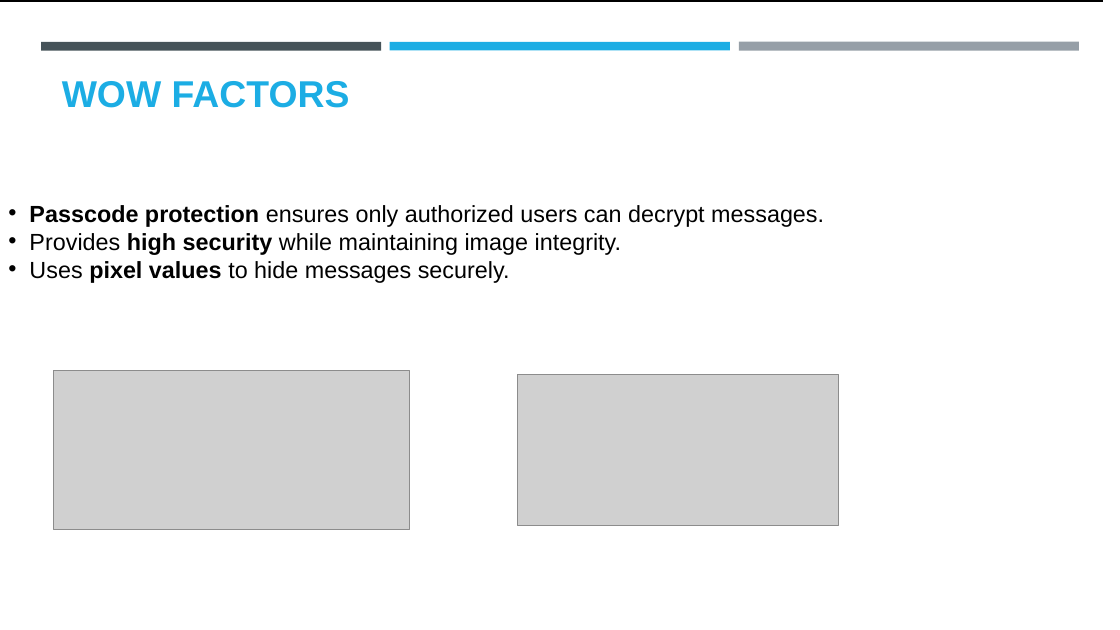
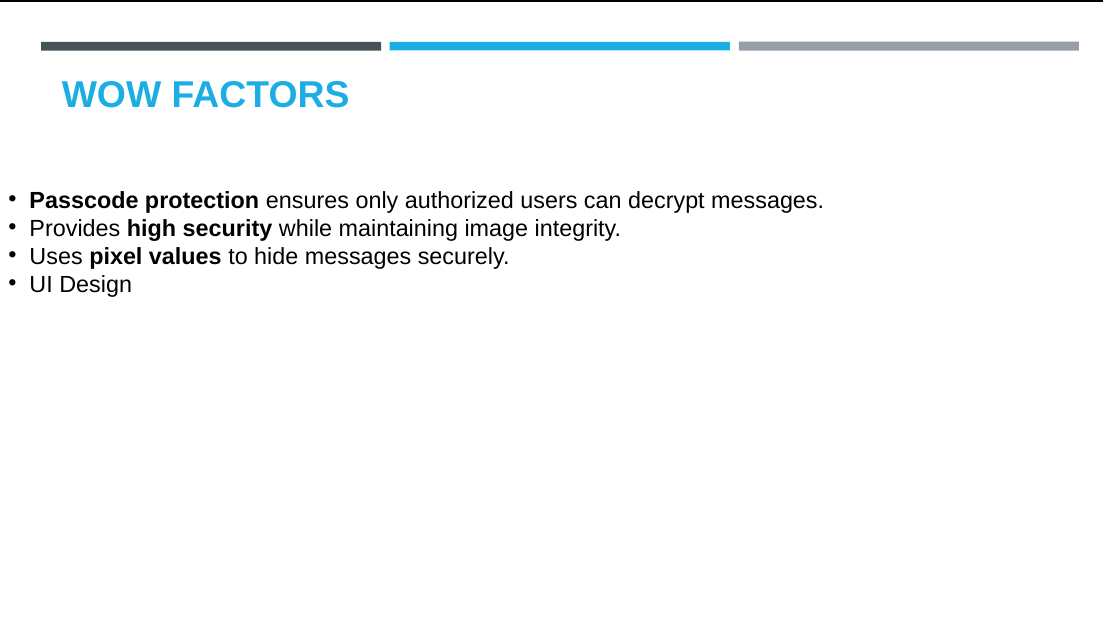
Before and after one commit to Nikhilkhot02/Edunet_project, a slide deck: slide 5 of Project presentation.pptx. Drawn at 1120x630 pixels with LibreOffice and Linux fonts; fonts in the diff are those of the drawing; grey boxes stand for pictures; background and template pictures are left out. Boxes give left, top, right and bottom in pixels: in the first picture for what was removed or moved away, otherwise in the second. Text is boxed around its words. In the diff, an @@ line names an element or a change of style, - is before the commit and + after.

```diff
--- a/Project presentation.pptx
+++ b/Project presentation.pptx
@@ text "Passcode protection ensures only authorized ...": place and size @@
-text "Passcode protection ensures only authorized ..." at bbox=[29, 205, 824, 283]
+text "Passcode protection ensures only authorized ..." at bbox=[29, 191, 824, 297]
@@ text at bbox=[29, 275, 132, 297]: paragraph added @@
+• UI Design
@@ picture removed at bbox=[54, 371, 410, 530] @@
@@ picture removed at bbox=[518, 375, 839, 526] @@
```
Also in this commit, not shown: 1 other slide changed.
